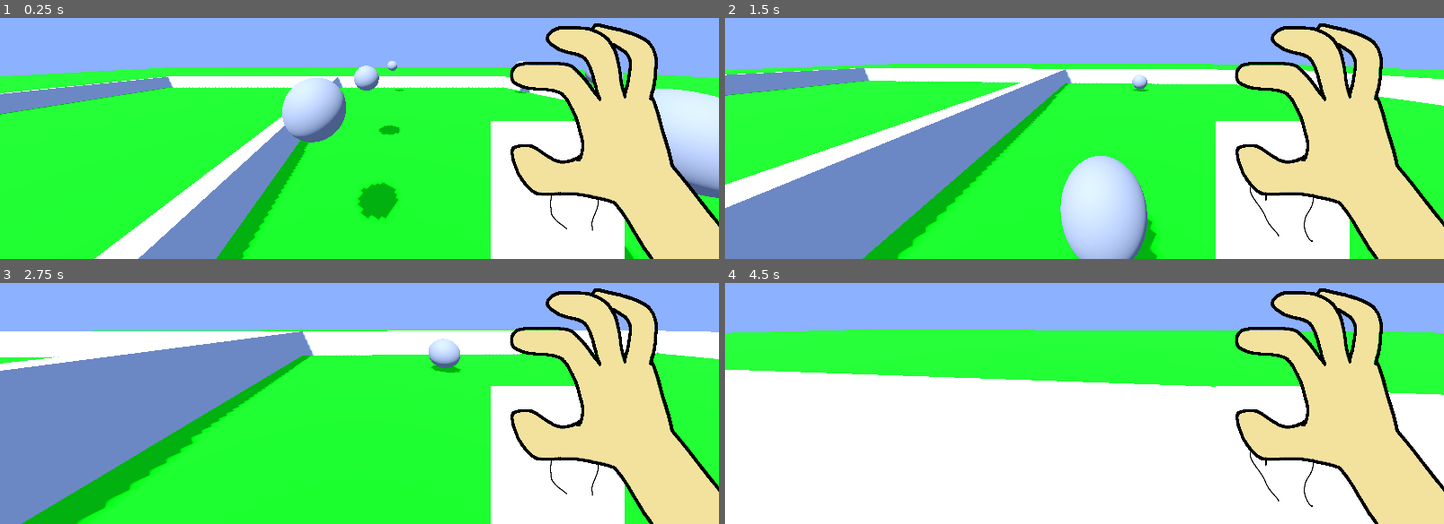
Above: before the commit, frames 1-4 (two rows, left to right).
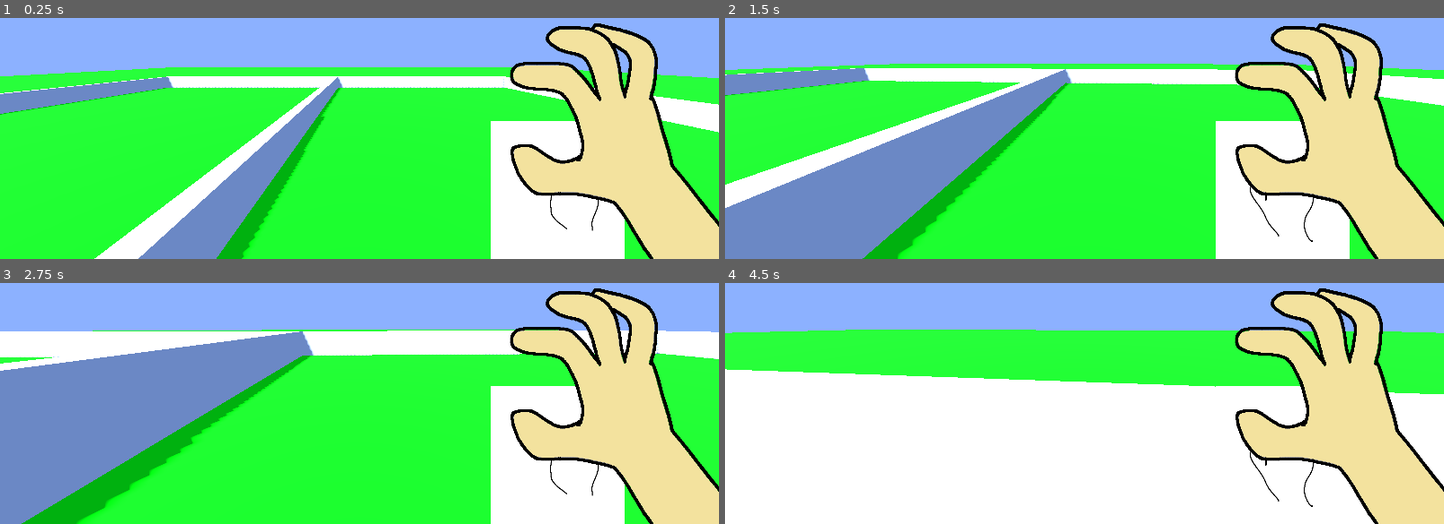
Above: after the commit, the same moments.

Repository: Agent-Maxwell/LudumDare56
Game: Godot game, scene res://world.tscn
The game is run twice, just before and just after one commit, with the same random seed, the same clock (stepped at 60 frames per second) and the same inputs.
Inputs (mouse positions are in pixels of both pictures, inside the frame that each line leads up to):
- Up to frame 1 (0.25 s): no input
- Up to frame 2 (1.5 s): move the mouse to (1120, 56) at 0.52 s; hold W (move_forwards) from 0.53 s (still down); click (1120, 56) at 0.6 s; tap Space (jump) at 0.77 s; move the mouse to (1048, 58) at 1.27 s; right-click (1048, 58) at 1.35 s
- Up to frame 3 (2.75 s): keep holding W (move_forwards); tap Space (jump) at 1.52 s; move the mouse to (373, 314) at 2.02 s; click (373, 314) at 2.1 s
- Up to frame 4 (4.5 s): keep holding W (move_forwards); move the mouse to (1077, 328) at 2.77 s; right-click (1077, 328) at 2.85 s; tap Space (jump) at 3.02, 3.77 s; move the mouse to (1134, 326) at 3.52 s; click (1134, 326) at 3.6 s; move the mouse to (1026, 316) at 4.27 s; right-click (1026, 316) at 4.35 s

The runs differ from the first frame. In frame 1, 6.0% of the frame differs, in the area x 39-100%, y 17-100%; in frame 2, 4.7%; in frame 3, 0.5%; in frame 4, less than 0.1%.

Commit message:
guh spawning

Diff:
--- a/cat.gd
+++ b/cat.gd
@@ -1,5 +1,4 @@
 extends RigidBody3D
-
 
 # Called when the node enters the scene tree for the first time.
 func _ready():
--- a/cat.tscn
+++ b/cat.tscn
@@ -9,7 +9,7 @@
 
 [node name="Cat" type="RigidBody3D"]
 collision_layer = 4
-collision_mask = 5
+collision_mask = 13
 script = ExtResource("1_fjgkt")
 
 [node name="MeshInstance3D" type="MeshInstance3D" parent="."]
@@ -17,3 +17,5 @@
 
 [node name="CollisionShape3D" type="CollisionShape3D" parent="."]
 shape = SubResource("SphereShape3D_0k6tk")
+
+[connection signal="body_entered" from="." to="." method="_on_body_entered"]
--- a/cat_spawner.gd
+++ b/cat_spawner.gd
@@ -19,7 +19,7 @@
 		pass
 
 	#if we dont, make enough cats
-	for i in catAmount - current.catAmount:
+	for i in catAmount - current.catAmount+100:
 		var catInst = catPrefab.instantiate()
 		#set the base positon to the middle of the yard
 		catInst.global_transform.origin = current.get_child(0).position
@@ -28,4 +28,8 @@
 		#place it randomly along the x and y axis
 		catInst.position.x += randi_range(current.get_child(0).shape.size[0]/2 -1, -current.get_child(0).shape.size[0]/2 +1)
 		catInst.position.z += randi_range(current.get_child(0).shape.size[2]/2 -1, -current.get_child(0).shape.size[2]/2 +1)
+		#if the cat is colliding with anything, delete it and run this again
+		if catInst:
+			catInst.queue_free()
+			i+=1
 		add_sibling(catInst)
--- a/project.godot
+++ b/project.godot
@@ -73,4 +73,5 @@
 
 3d_physics/layer_1="environment"
 3d_physics/layer_2="characters"
-3d_physics/layer_3="objects"
+3d_physics/layer_3="cats"
+3d_physics/layer_4="obstacles"
